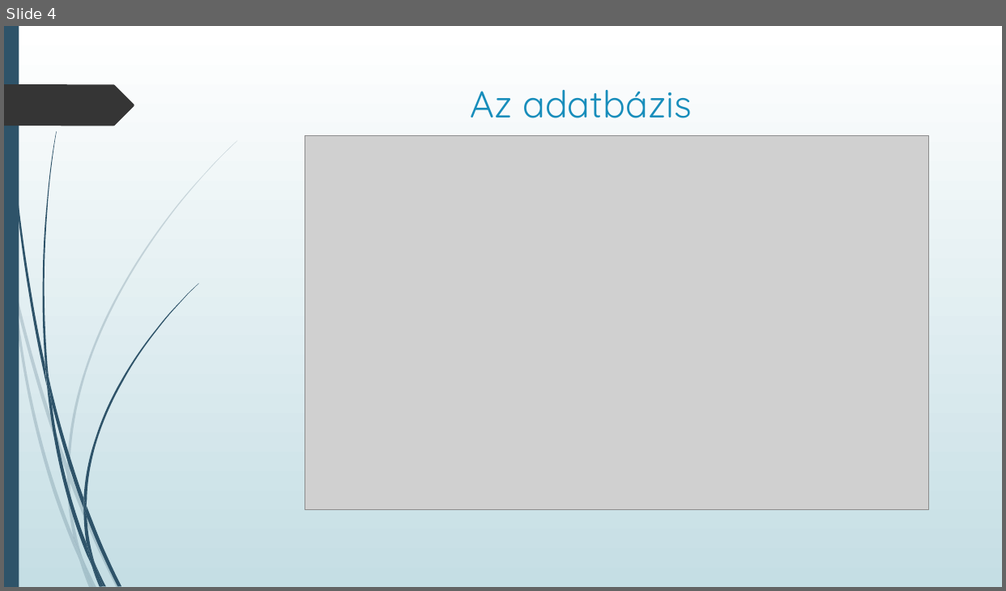
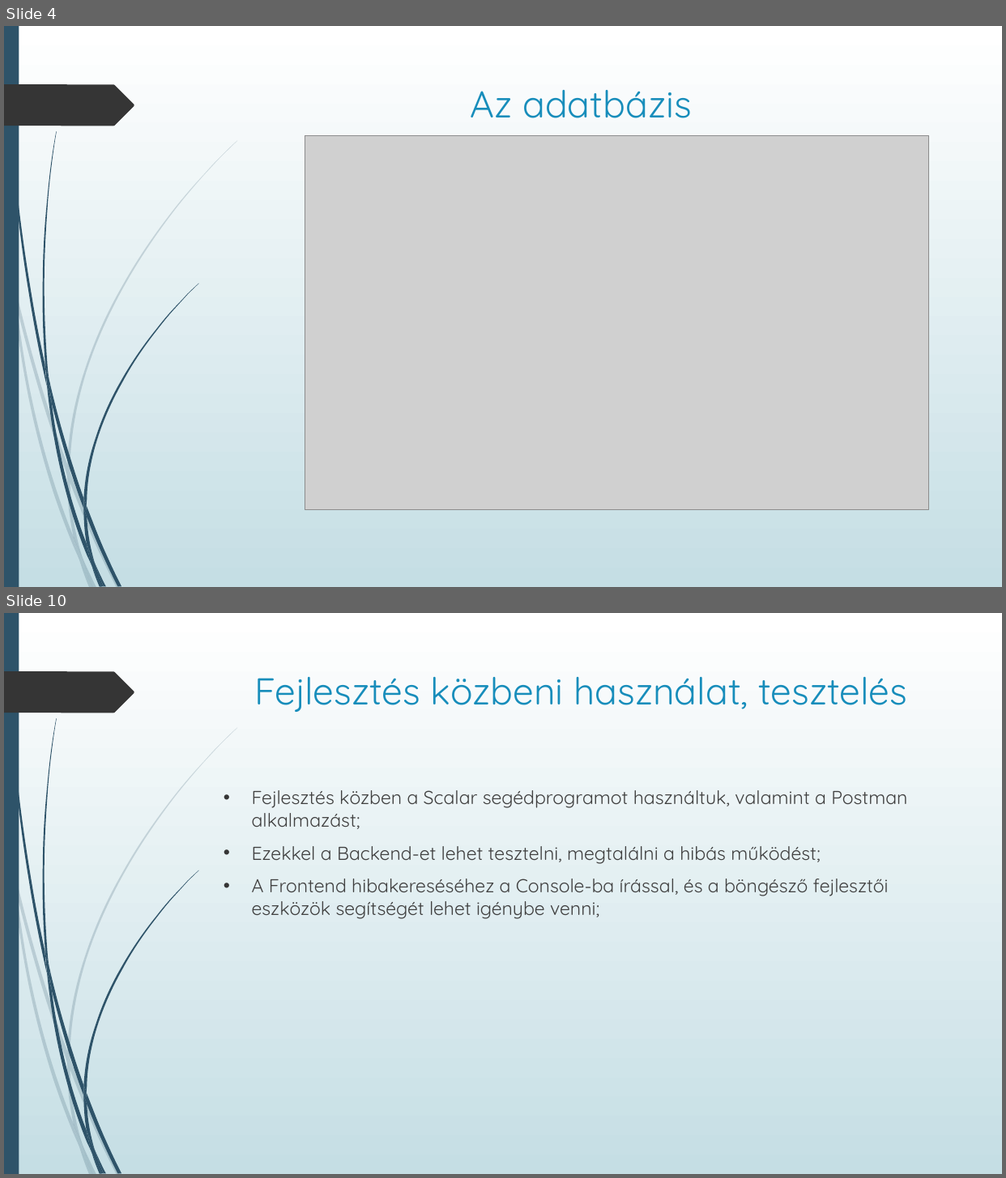
Before and after one commit to Prokiga/Vizsga_remek, a slide deck: Documents/Prezentáció.pptx. Shown one above the other, each under a label of ours: slide 4 before the commit, slides 4 and 10 after it; the slides between them are not shown. The pictures are 1006x591 and 1006x1178 pixels, drawn with LibreOffice and Linux fonts; fonts in the diff are those of the drawing; grey boxes stand for pictures. Boxes give left, top, right and bottom in pixels: in the first picture for what was removed or moved away, otherwise in the second. Text is boxed around its words. In the diff, an @@ line names an element or a change of style, - is before the commit and + after.

```diff
--- a/Documents/Prezentáció.pptx
+++ b/Documents/Prezentáció.pptx
@@ slide 10 added at [4, 613, 1002, 1174], background gradient #FFFFFF to #C5DEE5; not listed: 24 template elements that a slide beside it also shows @@
@@ title added at [255, 677, 907, 712], 36 pt, text #178DBB @@
+Fejlesztés közbeni használat, tesztelés
@@ text added at [252, 790, 907, 919], 18 pt, text #404040 @@
+• Fejlesztés közben a Scalar segédprogramot használtuk, valamint a Postman alkalmazást;
+• Ezekkel a Backend-et lehet tesztelni, megtalálni a hibás működést;
+• A Frontend hibakereséséhez a Console-ba írással, és a böngésző fejlesztői eszközök segítségét lehet igénybe venni;
```
Also in this commit, not shown: 3 slides changed, 6 other slides added.
